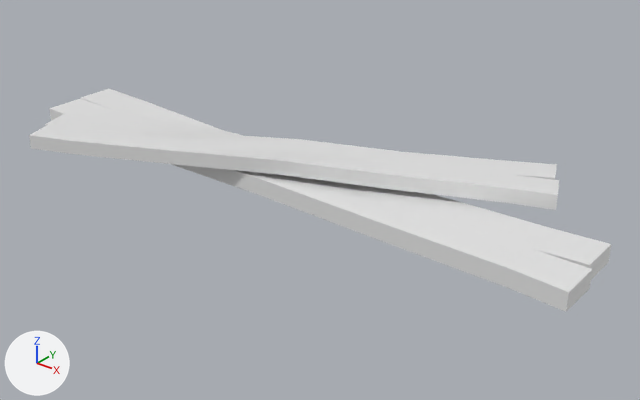
What one commit did to the Blender file Assets/Models/boards.blend.
Both versions are drawn from a camera (50 mm lens) standing at (6.01, -6.95, 4.14) and looking at (0.35, 0.12, -0.24). The axes (+X, +Y, +Z) are drawn at lower left. The lights are the same throughout.
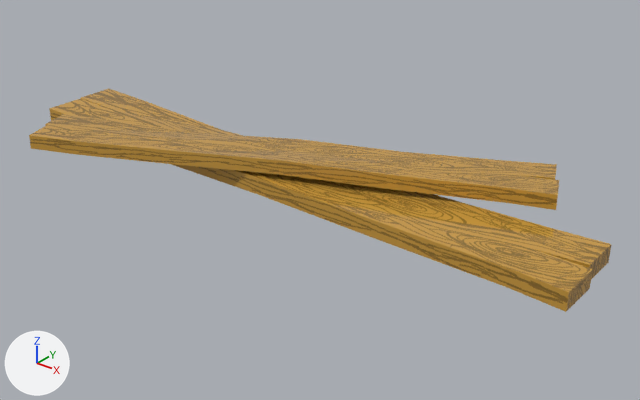
What the commit changed:
Picture 'WoodTexture' (img_woodtexture) is new.
Material 'Material.002' (mat_material_002) is new.
Its texture is img_woodtexture.
Its roughness is 0.0.
me_cube has 46 vertices, 44 faces and spans x -3.78..3.6, y -0.54..0.55, z -0.15..0.15.
me_cube no longer uses material mat_material (white #e7e7e7).
me_cube now uses material mat_material_002 (picture img_woodtexture).
me_cube_001 has 46 vertices, 44 faces and spans x -3.02..2.88, y -1.57..1.54, z 0.08..0.36.
me_cube_001 no longer uses material mat_material_001 (white #e7e7e7).
me_cube_001 now uses material mat_material_002 (picture img_woodtexture).

Pixel boxes (x1, y1, x2, y2) of what changed, in the pictures (640 x 400 px):
'Cube', recoloured (white to brown): (49, 89, 611, 312) in both
'Cube.001', recoloured (white to brown): (29, 114, 559, 210) in both
